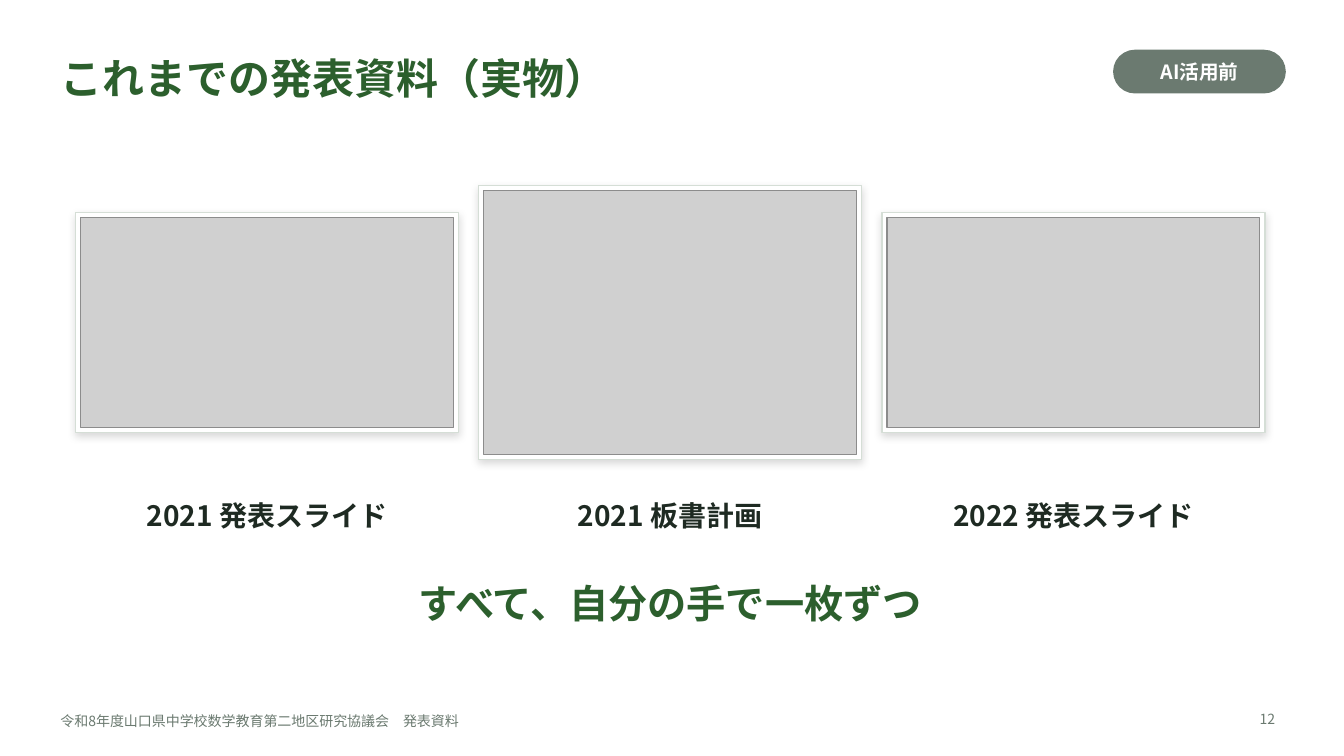
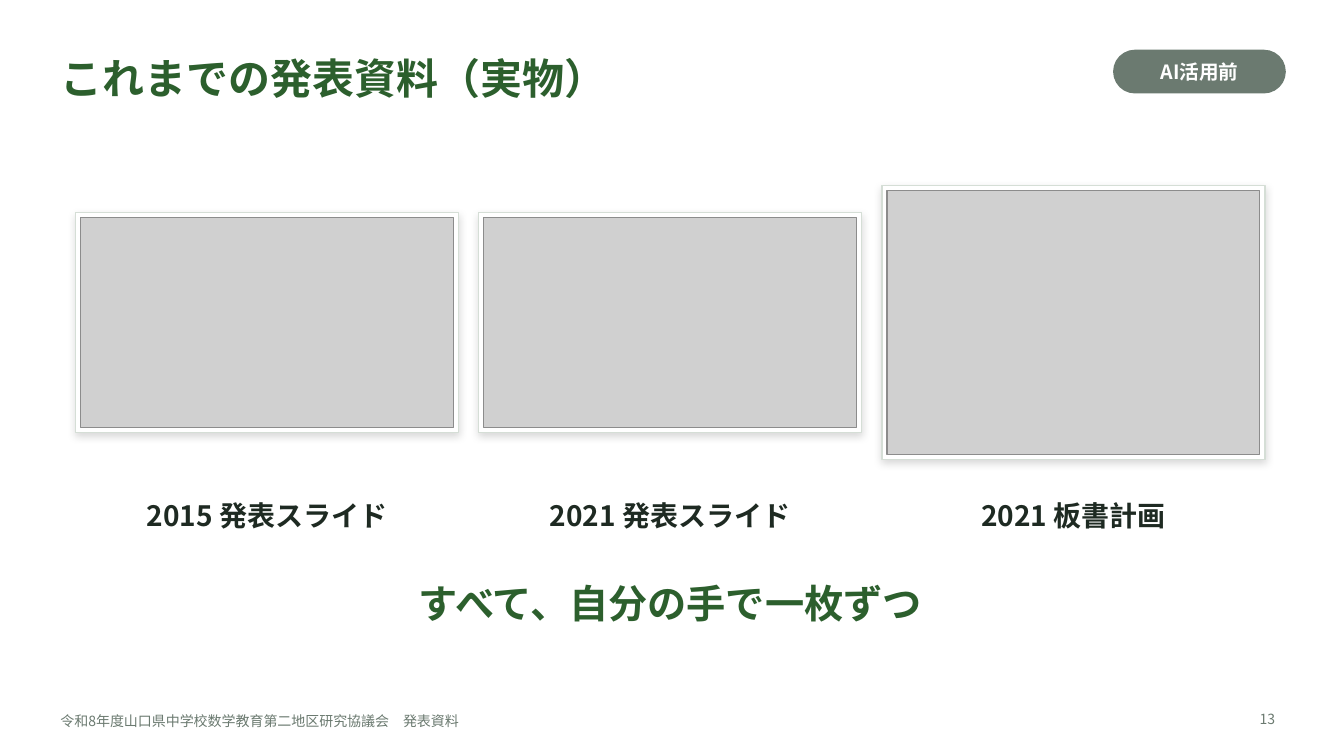
Before and after one commit to margiela14th-sudo/my-ai-project, a slide deck: slide 13 of 07_完成資料/県大会発表_生成AI授業再構築.pptx (slide 12 before the commit). Drawn at 1344x756 pixels with LibreOffice and Linux fonts; fonts in the diff are those of the drawing; grey boxes stand for pictures. Boxes give left, top, right and bottom in pixels: in the first picture for what was removed or moved away, otherwise in the second. Text is boxed around its words. In the diff, an @@ line names an element or a change of style, - is before the commit and + after.

```diff
--- a/07_完成資料/県大会発表_生成AI授業再構築.pptx
+++ b/07_完成資料/県大会発表_生成AI授業再構築.pptx
@@ rectangle: place and size @@
-rectangle at <box>882,213,1265,433</box>
+rectangle at <box>882,186,1265,460</box>
@@ picture: place and size @@
-picture at <box>887,218,1260,427</box>
+picture at <box>887,191,1260,455</box>
@@ rectangle: place and size @@
-rectangle at <box>479,186,862,460</box>
+rectangle at <box>479,213,862,433</box>
@@ picture: place and size @@
-picture at <box>484,191,857,455</box>
+picture at <box>484,218,857,427</box>
@@ text at <box>147,502,387,529</box>: text changed @@
-2021 発表スライド
+2015 発表スライド
@@ text at <box>550,502,790,529</box>: text changed @@
-2021 板書計画
+2021 発表スライド
@@ text at <box>981,502,1166,529</box>: text changed @@
-2022 発表スライド
+2021 板書計画
@@ page number at <box>1260,713,1276,724</box>: text changed @@
-12
+13
```
Also in this commit, not shown: 3 other slides changed, 1 slide added, 10 other files.
